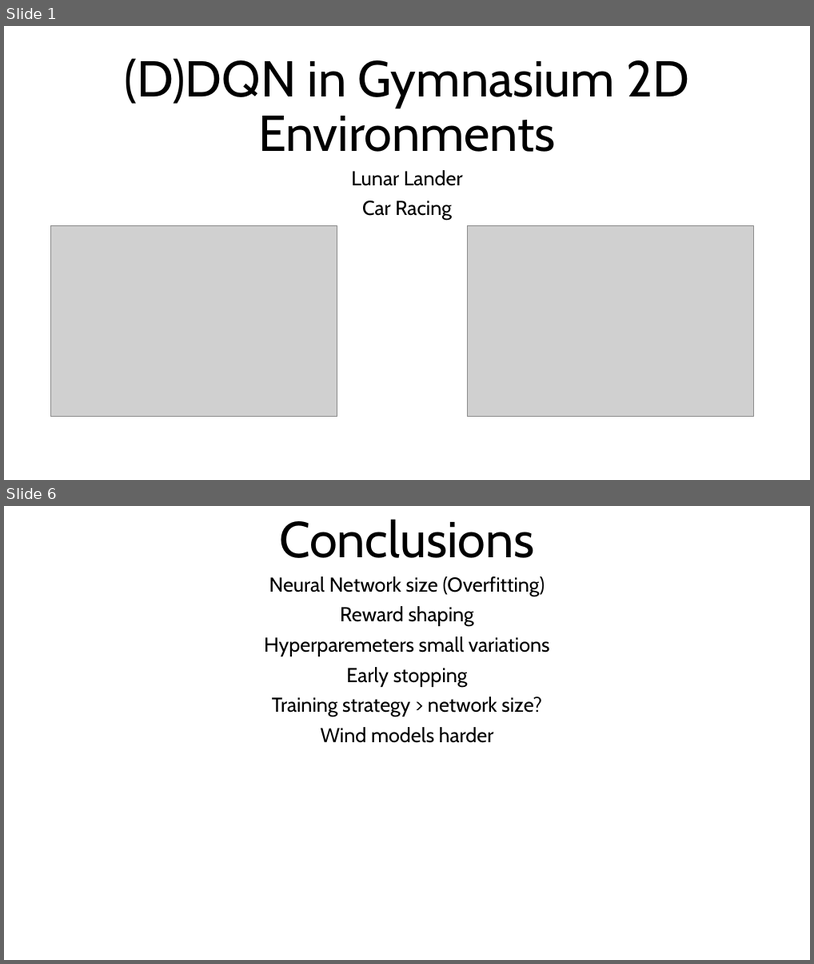
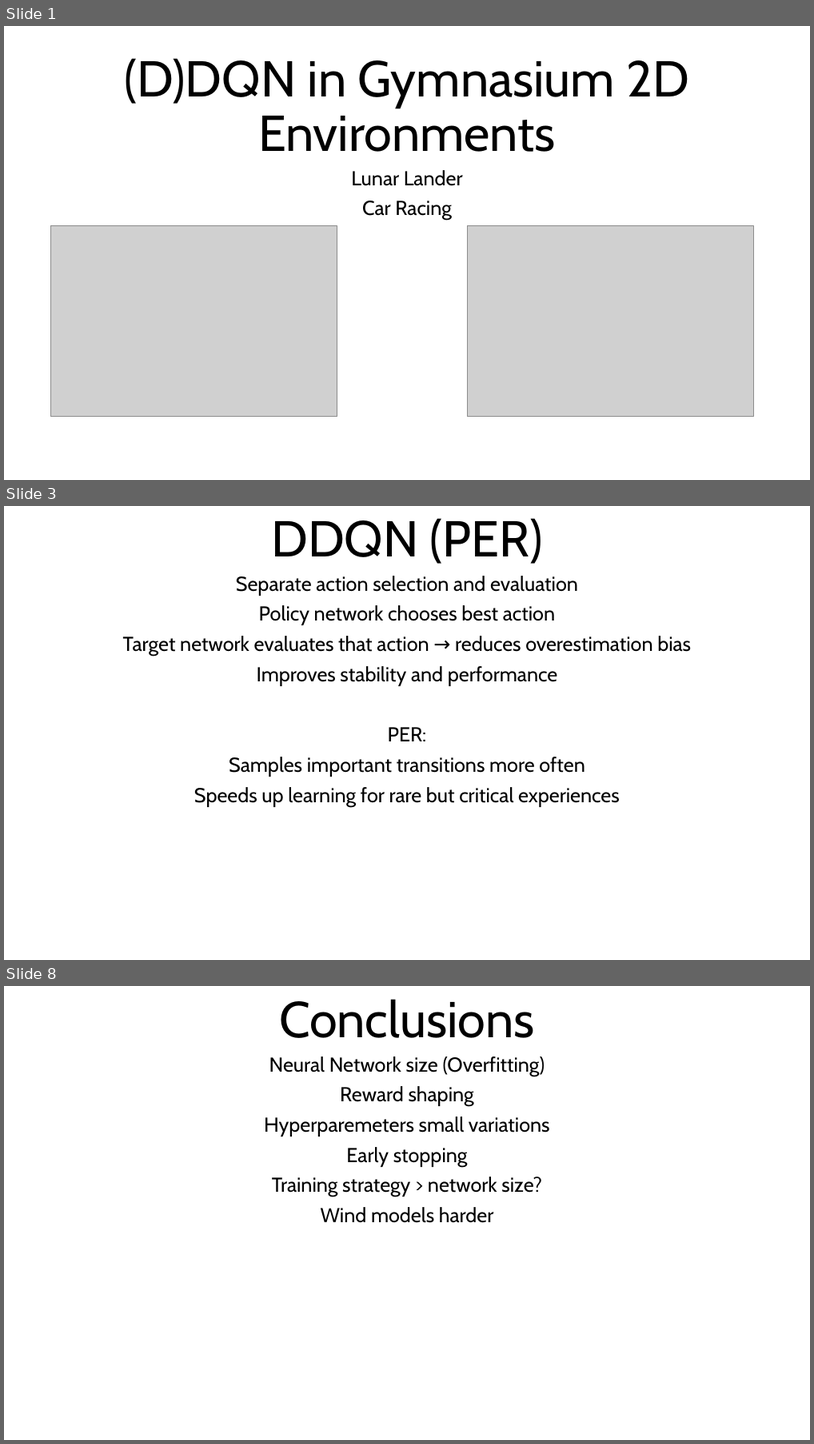
Before and after one commit to Ignacio0407/Lunar-Lander-v3, a slide deck: Presentation/DQN in Gymnasium 2D Environments.pptx. Shown one above the other, each under a label of ours: slides 1 and 6 before the commit, slides 1, 3 and 8 after it; the slides between them are not shown. The pictures are 814x964 and 814x1444 pixels, drawn with LibreOffice and Linux fonts; fonts in the diff are those of the drawing; grey boxes stand for pictures. Boxes give left, top, right and bottom in pixels: in the first picture for what was removed or moved away, otherwise in the second. Text is boxed around its words. In the diff, an @@ line names an element or a change of style, - is before the commit and + after.

```diff
--- a/Presentation/DQN in Gymnasium 2D Environments.pptx
+++ b/Presentation/DQN in Gymnasium 2D Environments.pptx
@@ slide 3 added at <box>4,506,810,960</box>, background #FFFFFF @@
@@ title added at <box>271,518,543,564</box>, 60 pt, text #000000 @@
+DDQN (PER)
@@ subtitle added at <box>123,576,691,807</box>, 24 pt, text #000000 @@
+Separate action selection and evaluation
+Policy network chooses best action
+Target network evaluates that action → reduces overestimation bias
+Improves stability and performance
+PER:
+Samples important transitions more often
+Speeds up learning for rare but critical experiences
@@ what was slide 6 is now slide 8 @@
```
Also in this commit, not shown: 1 other slide added.
